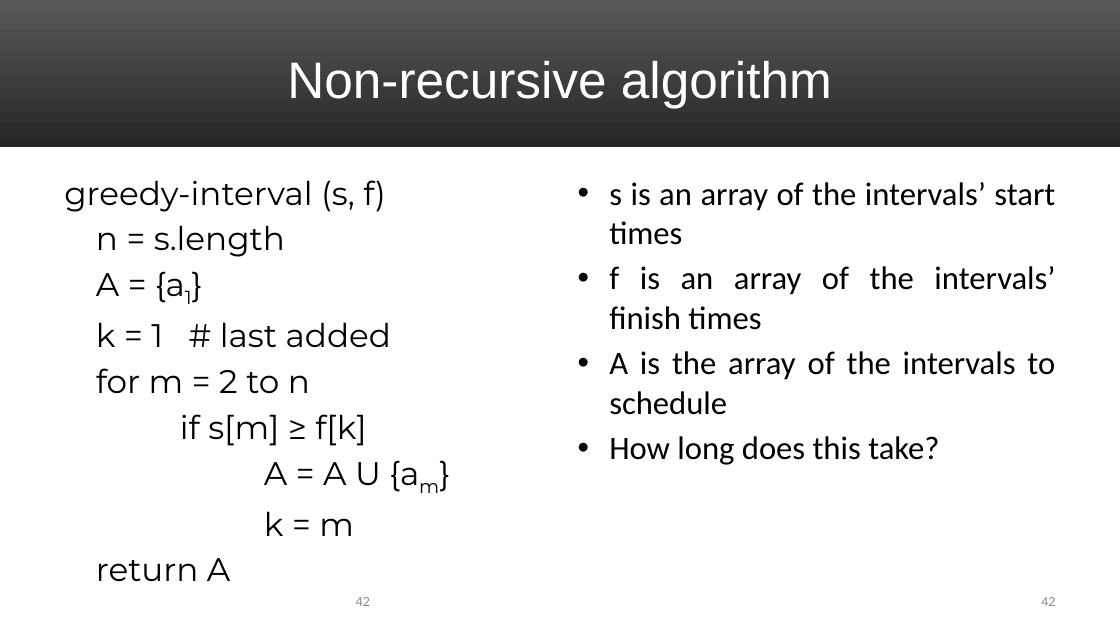
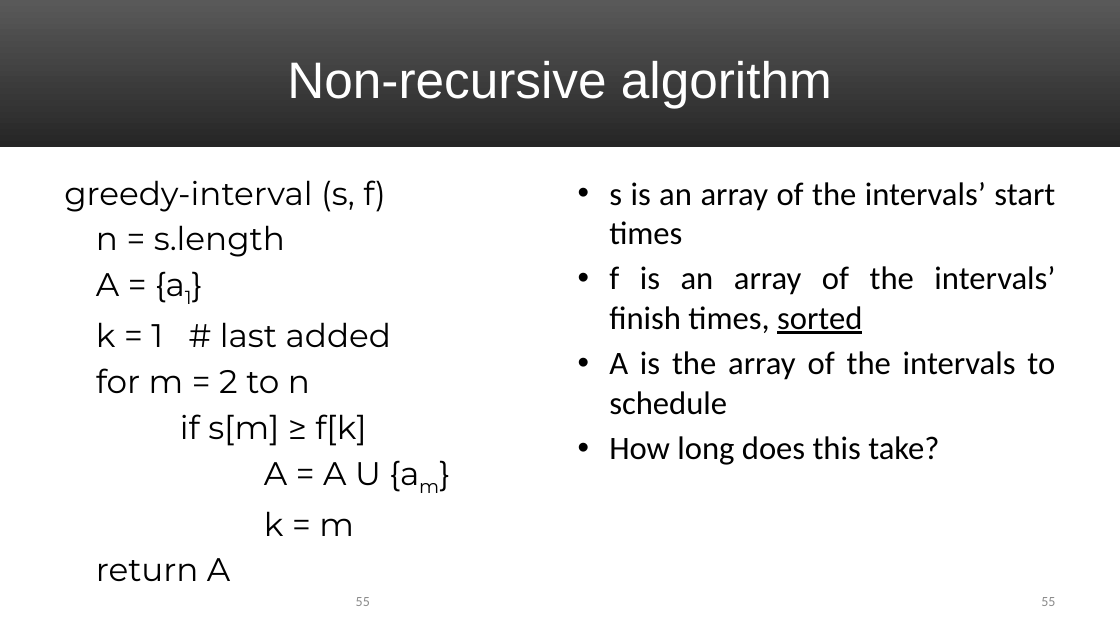
Before and after one commit to uva-cs/cs4102-f21, a slide deck: slide 55 of slides/GreedyAlgorithms_1.pptx (slide 42 before the commit). Drawn at 1120x630 pixels with LibreOffice and Linux fonts; fonts in the diff are those of the drawing. Boxes give left, top, right and bottom in pixels: in the first picture for what was removed or moved away, otherwise in the second. Text is boxed around its words. In the diff, an @@ line names an element or a change of style, - is before the commit and + after.

```diff
--- a/slides/GreedyAlgorithms_1.pptx
+++ b/slides/GreedyAlgorithms_1.pptx
@@ text at (609, 266, 1055, 334): text changed @@
-• f is an array of the intervals’ finish times
+• f is an array of the intervals’ finish times, sorted
@@ page number at (356, 597, 370, 606): text changed @@
-42
+55
@@ page number at (1041, 597, 1055, 606): text changed @@
-42
+55
```
Also in this commit, not shown: 3 other slides changed, 14 slides added, 4 other files.
